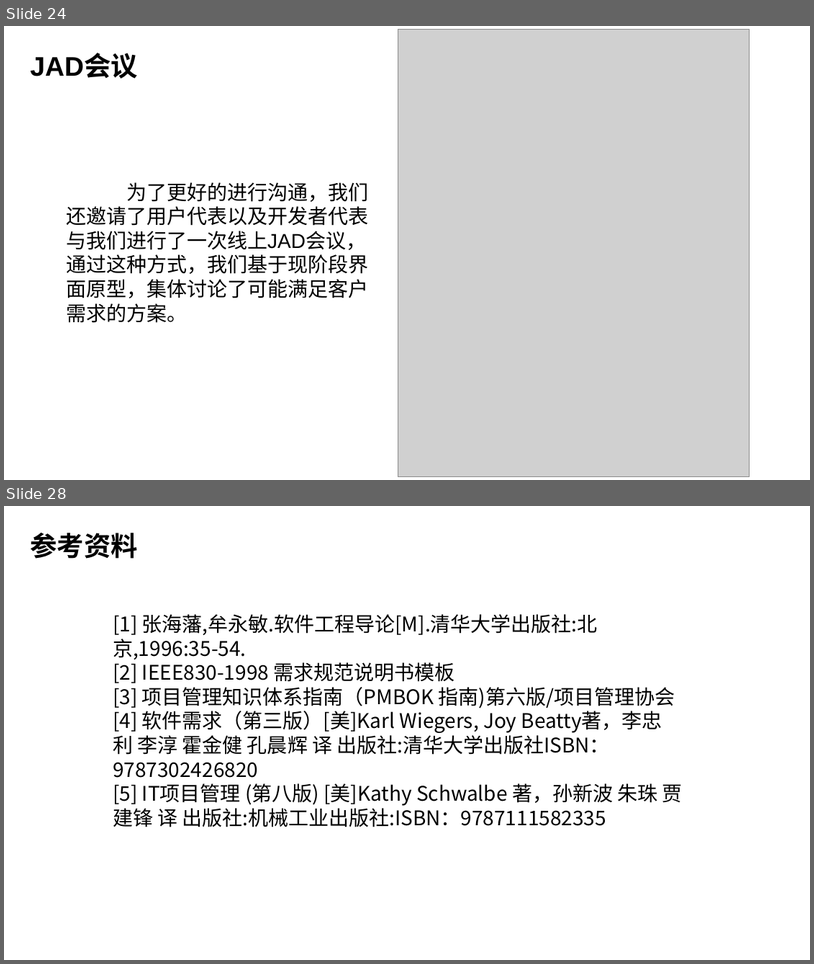
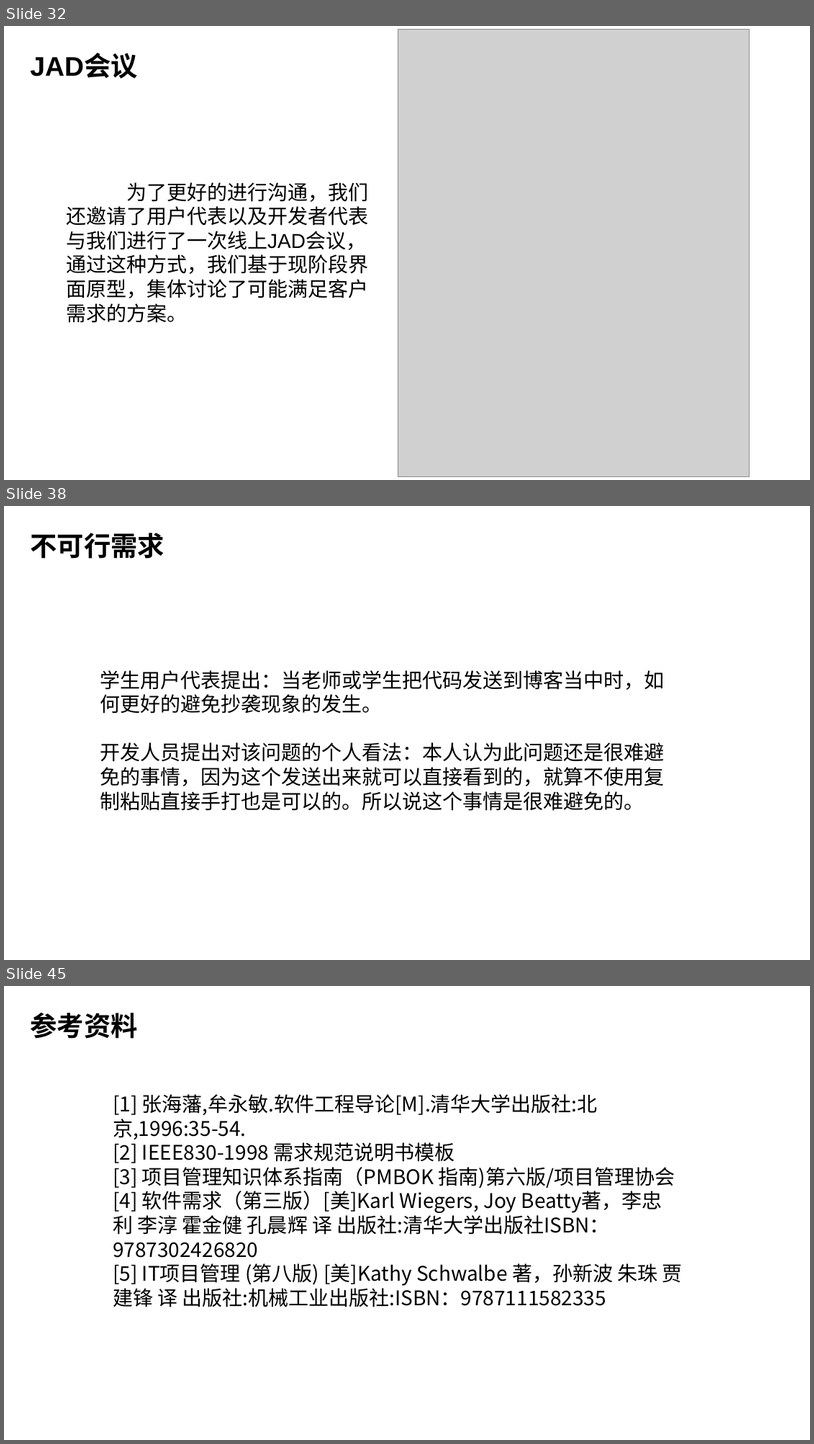
Before and after one commit to Ysuny2333/SRA2022-G15, a slide deck: 软件需求规格说明/SRA2022-G15-需求规格说明PPT.pptx. Shown one above the other, each under a label of ours: slides 24 and 28 before the commit, slides 32, 38 and 45 after it; the slides between them are not shown. The pictures are 814x964 and 814x1444 pixels, drawn with LibreOffice and Linux fonts; fonts in the diff are those of the drawing; grey boxes stand for pictures; background and template pictures are left out. Boxes give left, top, right and bottom in pixels: in the first picture for what was removed or moved away, otherwise in the second. Text is boxed around its words. In the diff, an @@ line names an element or a change of style, - is before the commit and + after.

Commit message:
Update SRA2022-G15-需求规格说明PPT.pptx
SRA2022-G15-软件需求规格说明(SRS)v0.2.0

```diff
--- a/软件需求规格说明/SRA2022-G15-需求规格说明PPT.pptx
+++ b/软件需求规格说明/SRA2022-G15-需求规格说明PPT.pptx
@@ slide 38 added at (4, 506, 810, 960), background picture (left out) @@
@@ text added at (30, 533, 165, 559), 32 pt, text #000000, bold @@
+不可行需求
@@ text added at (100, 670, 665, 811), 24 pt, text #000000 @@
+学生用户代表提出：当老师或学生把代码发送到博客当中时，如何更好的避免抄袭现象的发生。
+开发人员提出对该问题的个人看法：本人认为此问题还是很难避免的事情，因为这个发送出来就可以直接看到的，就算不使用复制粘贴直接手打也是可以的。所以说这个事情是很难避免的。
@@ what was slide 24 is now slide 32 @@
@@ what was slide 28 is now slide 45 @@
```
Also in this commit, not shown: 10 slides changed, 16 other slides added.
